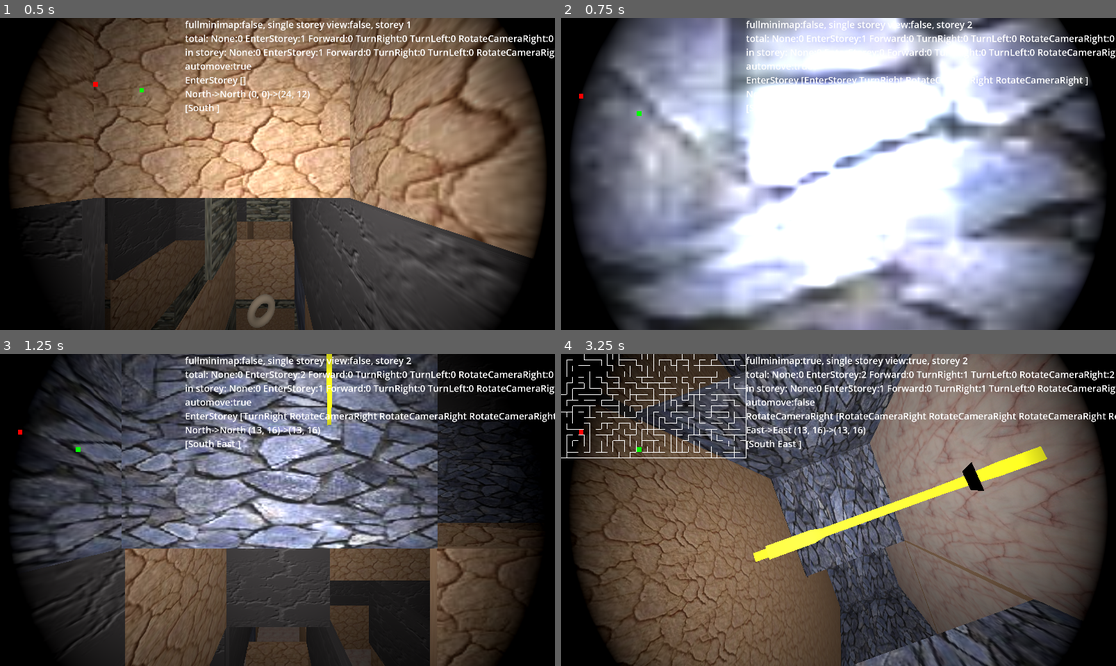
Above: before the commit, frames 1-4 (two rows, left to right).
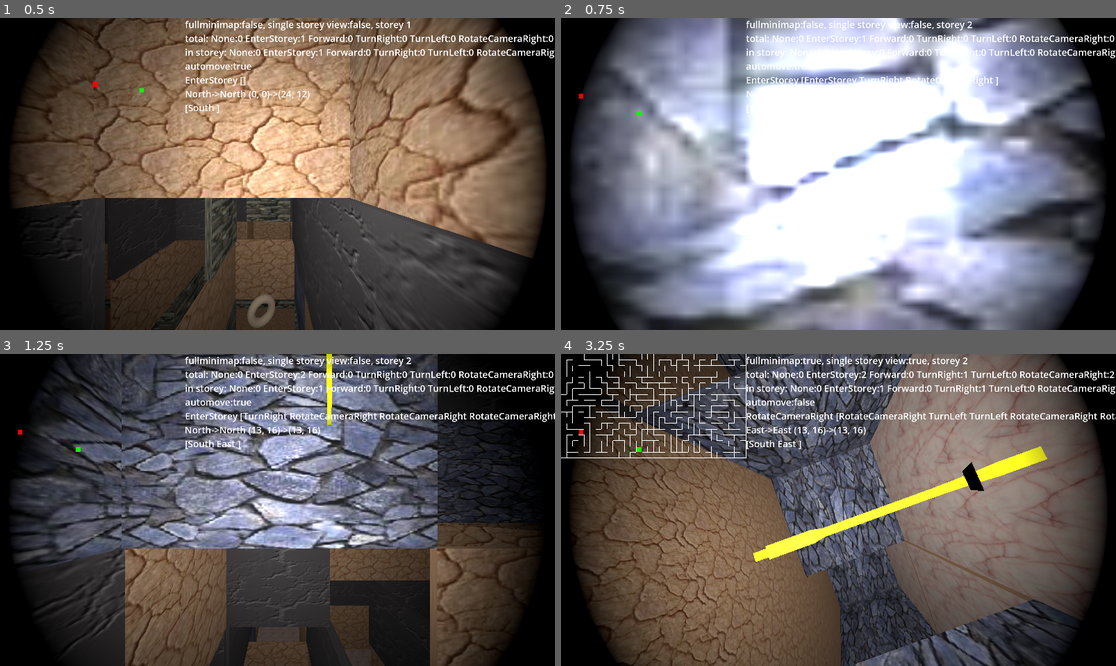
Above: after the commit, the same moments.

Repository: kasworld/gd4maze3d
Game: Godot game, scene res://main.tscn
The game is run twice, just before and just after one commit, with the same random seed, the same clock (stepped at 60 frames per second) and the same inputs.
Inputs (mouse positions are in pixels of both pictures, inside the frame that each line leads up to):
- Up to frame 1 (0.5 s): no input
- Up to frame 2 (0.75 s): tap Enter at 0.5 s; move the mouse to (960, 158) at 0.52 s; hold Right from 0.53 s (still down); tap Space at 0.6 s; click (960, 158) at 0.67 s
- Up to frame 3 (1.25 s): keep holding Right; tap Space at 0.77, 1.07 s
- Up to frame 4 (3.25 s): move the mouse to (727, 525) at 1.27 s; release Right at 1.28 s; hold Down 1.28-2.03 s; tap 1 at 1.35 s; tap Space at 1.52, 1.55, 1.82, 2.3, 3.02, 3.05 s; move the mouse to (894, 441) at 2.02 s; hold Right 2.03-2.78 s; tap 2 at 2.1 s; move the mouse to (810, 572) at 2.77 s; hold Up from 2.78 s (still down); tap 3 at 2.85 s; click (810, 572) at 2.92 s

Frame 1 is identical in both runs. In frame 2, 0.2% of the frame differs, in the area x 78-95%, y 18-22%; in frame 3, less than 0.1%; in frame 4, 0.4%, in the area x 34-100%, y 18-27%.

Commit message:
camera rotate 90deg

Diff:
--- a/character.gd
+++ b/character.gd
@@ -110,7 +110,7 @@
 		pos_src = pos_dst
 		view_dir = view_dir_dst
 		act_current = Act.None
-		$Camera3D.rotation.z = snapped($Camera3D.rotation.z, PI)
+		$Camera3D.rotation.z = snapped($Camera3D.rotation.z, PI/2)
 		return true
 	return false
 
--- a/main.gd
+++ b/main.gd
@@ -91,10 +91,10 @@
 					return
 				if cur_storey.is_capsule_pos(pl.pos_src) : # capsule encounter
 					pl.queue_act(Character.Act.RotateCameraRight)
-					pl.queue_act(Character.Act.RotateCameraRight)
+					#pl.queue_act(Character.Act.RotateCameraRight)
 					cur_storey.remove_capsule_at(pl.pos_src)
 				if cur_storey.is_donut_pos(pl.pos_src) : # donut encounter
-					pl.queue_act(Character.Act.RotateCameraLeft)
+					#pl.queue_act(Character.Act.RotateCameraLeft)
 					pl.queue_act(Character.Act.RotateCameraLeft)
 					cur_storey.remove_donut_at(pl.pos_src)
 				minimap.move_player(pl.pos_src.x, pl.pos_src.y)
@@ -136,7 +136,7 @@
 
 		elif event.keycode == KEY_SPACE:
 			player_list[0].queue_act(Character.Act.RotateCameraRight)
-			player_list[0].queue_act(Character.Act.RotateCameraRight)
+			#player_list[0].queue_act(Character.Act.RotateCameraRight)
 		elif event.keycode == KEY_ENTER:
 			enter_new_storey()
 
